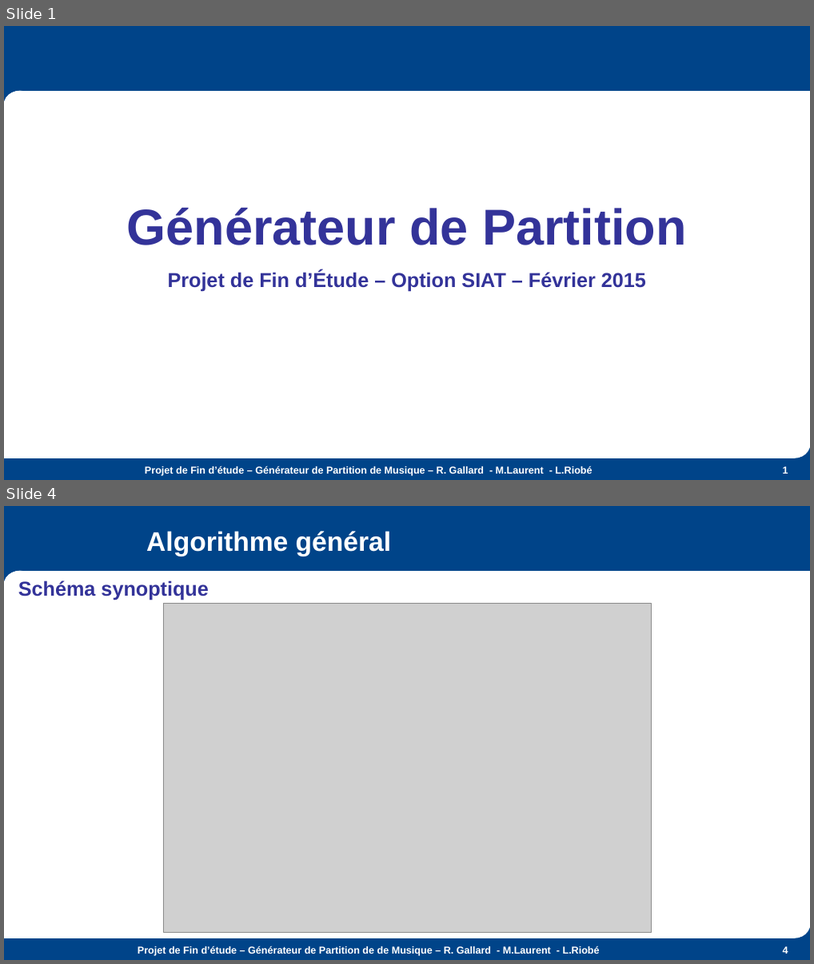
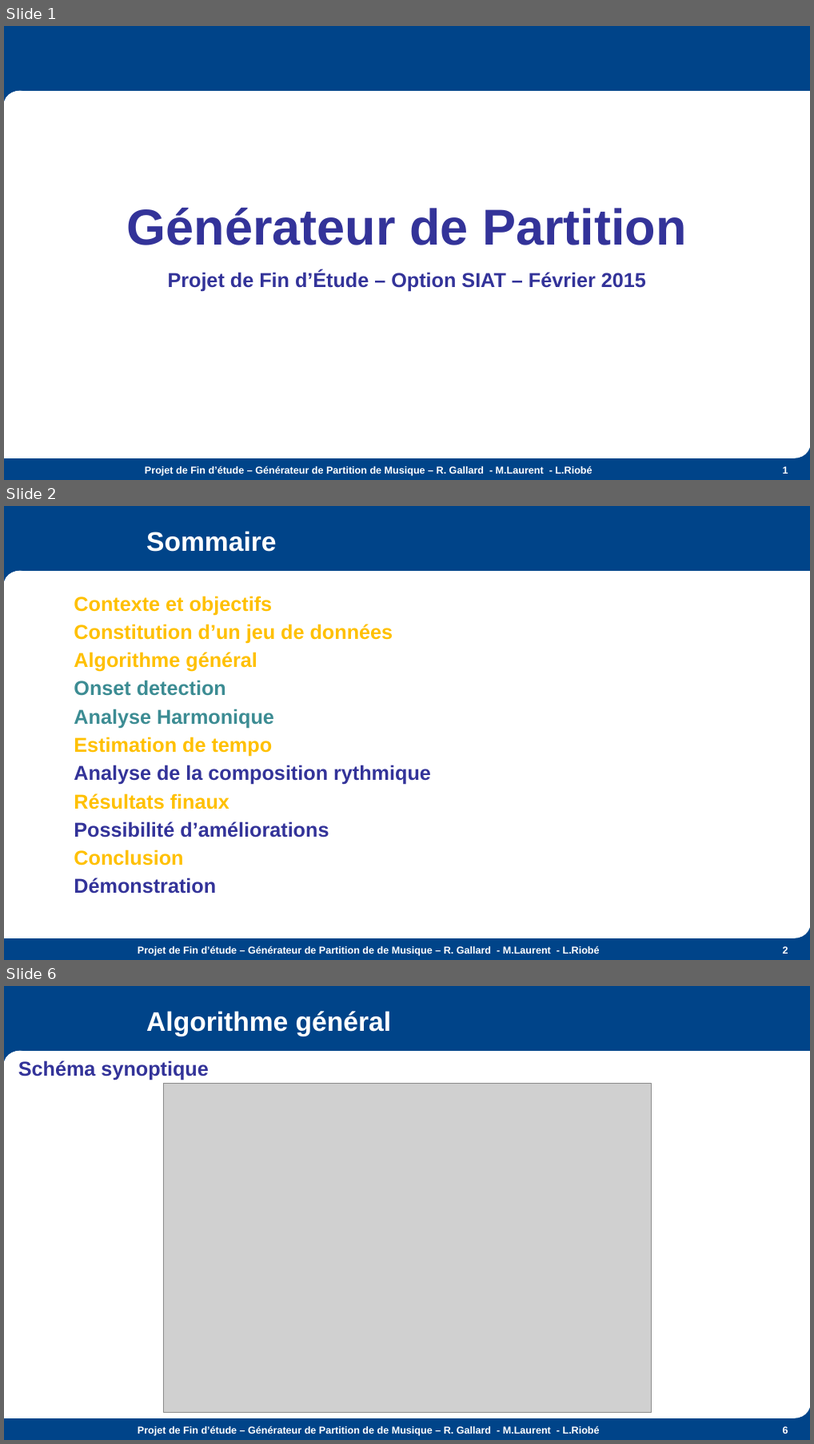
Before and after one commit to the-midge/gentab, a slide deck: Docs/Présentation-PFE.pptx. Shown one above the other, each under a label of ours: slides 1 and 4 before the commit, slides 1, 2 and 6 after it; the slides between them are not shown. The pictures are 814x964 and 814x1444 pixels, drawn with LibreOffice and Linux fonts; fonts in the diff are those of the drawing; grey boxes stand for pictures; background and template pictures are left out. Boxes give left, top, right and bottom in pixels: in the first picture for what was removed or moved away, otherwise in the second. Text is boxed around its words. In the diff, an @@ line names an element or a change of style, - is before the commit and + after.

```diff
--- a/Docs/Présentation-PFE.pptx
+++ b/Docs/Présentation-PFE.pptx
@@ slide 2 added at <box>4,506,810,960</box>, background #004489; not listed: 7 template elements that a slide beside it also shows @@
@@ title added at <box>146,531,276,552</box>, 32 pt, text #FFFFFF, bold @@
+Sommaire
@@ text added at <box>74,596,431,893</box>, 24 pt, text #FFC000, bold @@
+Contexte et objectifs
+Constitution d’un jeu de données
+Algorithme général
+Onset detection
+Analyse Harmonique
+Estimation de tempo
+Analyse de la composition rythmique
+Résultats finaux
+Possibilité d’améliorations
+Conclusion
+Démonstration
@@ text added at <box>138,945,600,956</box>, 12 pt, text #FFFFFF, bold @@
+Projet de Fin d’étude – Générateur de Partition de de Musique – R. Gallard - M.Laurent - L.Riobé
@@ page number added at <box>783,946,789,953</box>, 12 pt, text #FFFFFF, bold @@
+2
@@ what was slide 4 is now slide 6 @@
@@ page number at <box>783,1426,789,1433</box>: text changed @@
-4
+6
```
Also in this commit, not shown: 7 slides changed, 7 other slides added, 16 other files.
